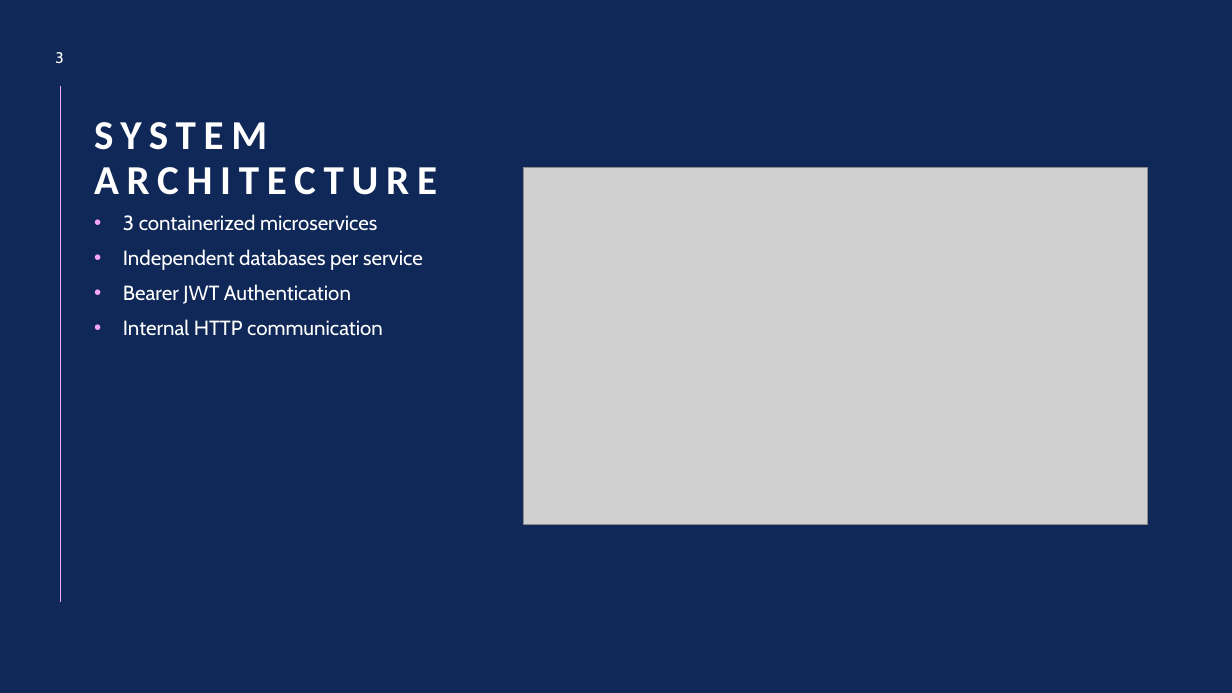
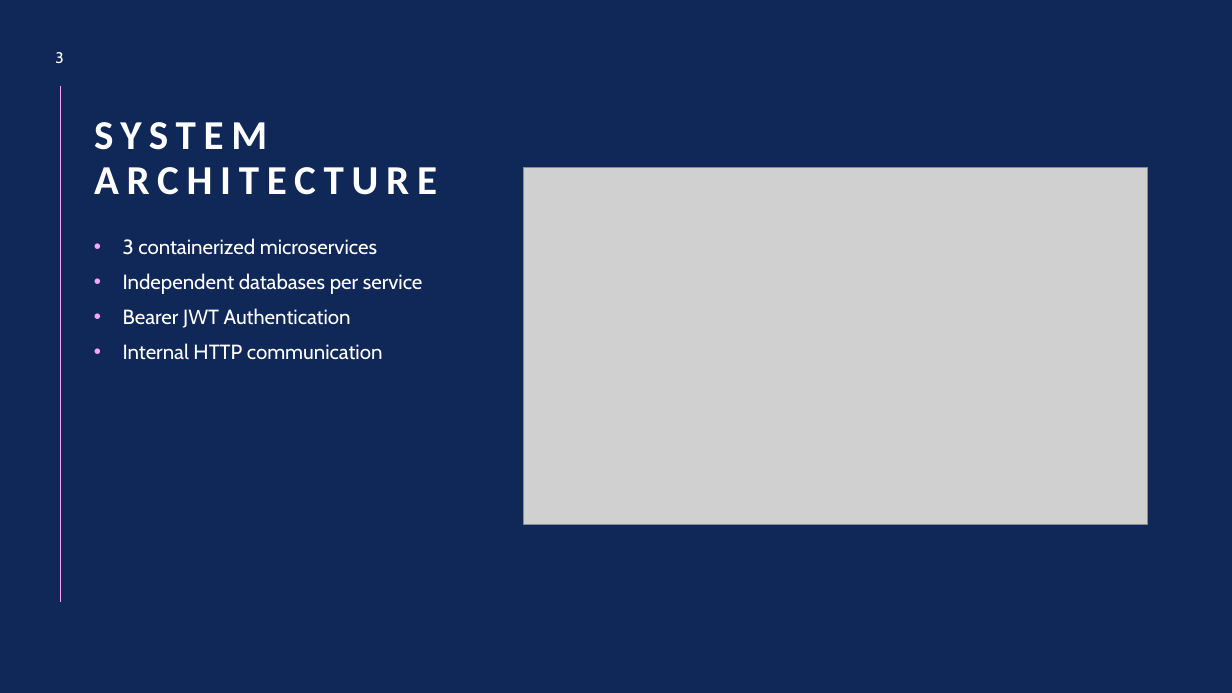
Before and after one commit to TaviEz/FitTrackWithMLP, a slide deck: slide 3 of Documentation/Prezentare Disertatie.pptx. Drawn at 1232x693 pixels with LibreOffice and Linux fonts; fonts in the diff are those of the drawing; grey boxes stand for pictures. Boxes give left, top, right and bottom in pixels: in the first picture for what was removed or moved away, otherwise in the second. Text is boxed around its words. In the diff, an @@ line names an element or a change of style, - is before the commit and + after.

```diff
--- a/Documentation/Prezentare Disertatie.pptx
+++ b/Documentation/Prezentare Disertatie.pptx
@@ text "3 containerized microservices": place and size @@
-text "3 containerized microservices" at [123, 214, 423, 336]
+text "3 containerized microservices" at [123, 238, 423, 360]
```
Also in this commit, not shown: 3 other slides changed, 5 slides added, 3 slides removed.
